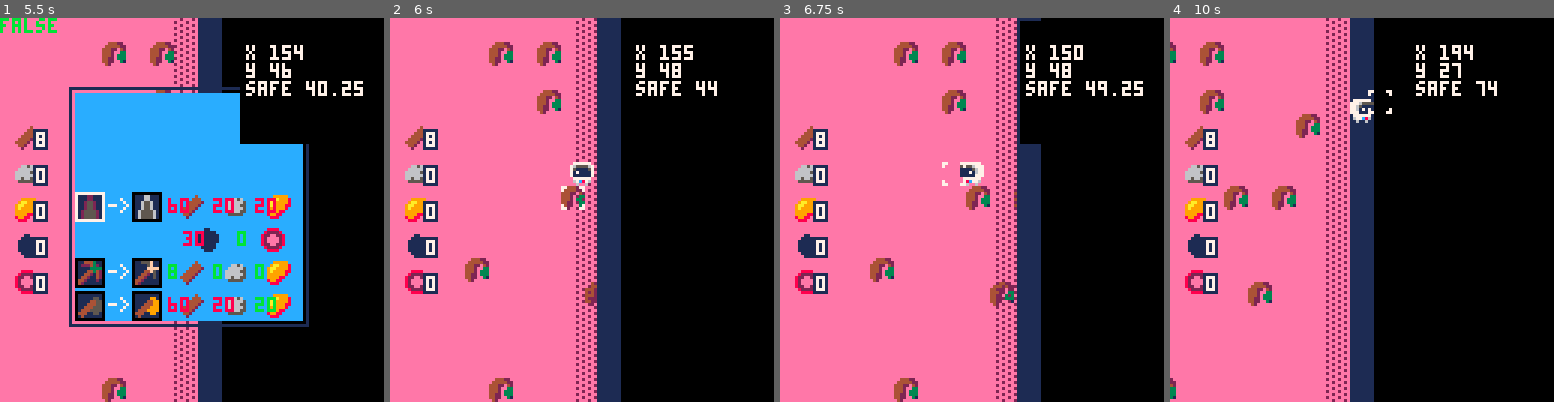
Above: before the commit, frames 1-4 (left to right).
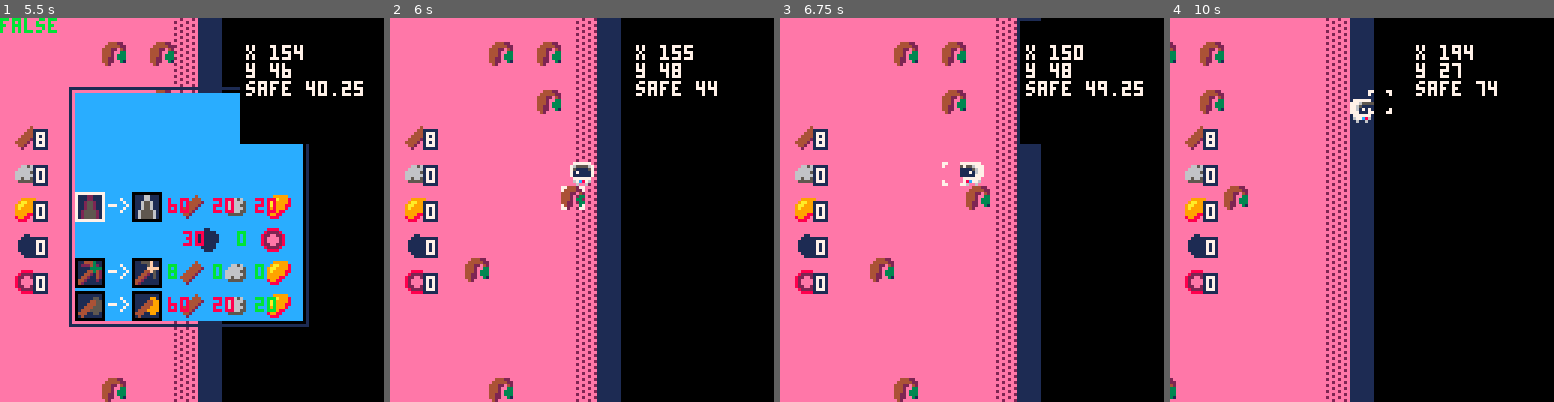
Above: after the commit, the same moments.

Repository: ARKANYOTA/ludumdare47
Game: PICO-8 cartridge arkanv1.p8
Same seed, same stepped clock (60 frames per second), same inputs: the game is played once before the commit and once after it.
Inputs (mouse positions are in pixels of both pictures, inside the frame that each line leads up to):
- Up to frame 1 (5.5 s): tap X (X key) at 0.33, 0.7, 1.43, 2.58, 3.1, 3.62, 4.13, 4.65, 5.17 s; click (157, 121) at 0.67 s; tap O (Z key) at 1.07, 1.8, 2.43, 3.07, 3.7, 4.33, 4.97 s; click (218, 267) at 1.22 s; click (280, 114) at 1.77 s; click (46, 259) at 2.32 s; hold Right 2.33-3.33 s; click (107, 106) at 2.87 s; hold Right 3.38-4.22 s; click (172, 256) at 3.42 s; click (234, 102) at 3.97 s; hold Up 4.27-4.67 s; click (295, 248) at 4.52 s; hold Right from 4.72 s (still down); click (61, 94) at 5.07 s
- Up to frame 2 (6 s): tap O (Z key) at 5.6 s; click (512, 244) at 5.62 s; tap X (X key) at 5.68 s; release Right at 5.72 s; hold Down from 5.77 s (still down)
- Up to frame 3 (6.75 s): release Down at 6.1 s; hold Left from 6.15 s (still down); click (964, 90) at 6.17 s; tap X (X key) at 6.2, 6.72 s; tap O (Z key) at 6.23 s; click (1029, 236) at 6.72 s
- Up to frame 4 (10 s): tap O (Z key) every 0.63 s from 6.87 to 9.4 s; release Left at 6.98 s; hold Right 7.03-8.03 s; tap X (X key) every 0.52 s from 7.23 to 9.82 s; click (1481, 83) at 7.27 s; click (1246, 229) at 7.82 s; hold Right 8.08-8.92 s; click (1308, 79) at 8.37 s; click (1369, 225) at 8.92 s; hold Up 8.97-9.37 s; hold Right from 9.42 s (still down); click (1434, 71) at 9.47 s

Frame 1 is identical in both runs. In frame 2, 0.1% of the frame differs, in the area x 50-54%, y 68-75%; in frame 3, 0.3%; in frame 4, 0.9%, in the area x 20-40%, y 25-75%.

Commit message:
final generation update

Diff:
--- a/arkanv1.p8
+++ b/arkanv1.p8
@@ -7,7 +7,7 @@
 --yolwoocle
 --and elza
 sp = 0 --0=blanc; 1=jaune; 2=rouge
-bdebug = true
+bdebug=true
 clock=0
 --camera
 cx = 1000
@@ -112,11 +112,8 @@
 
 		  for i=1,17 do
 		    mat=mget(safex\8+15,i)
-		    if rnd(100)<4 and not
-		    (mat==81 or
-		    mat==82 or
-		    mat==83 or
-		    mat==84) then
+		    if rnd(100)<3 and
+		       fget(mat)==0x0 then
 		      mset(safex\8+15,i,80)
 		    end
 		  end
